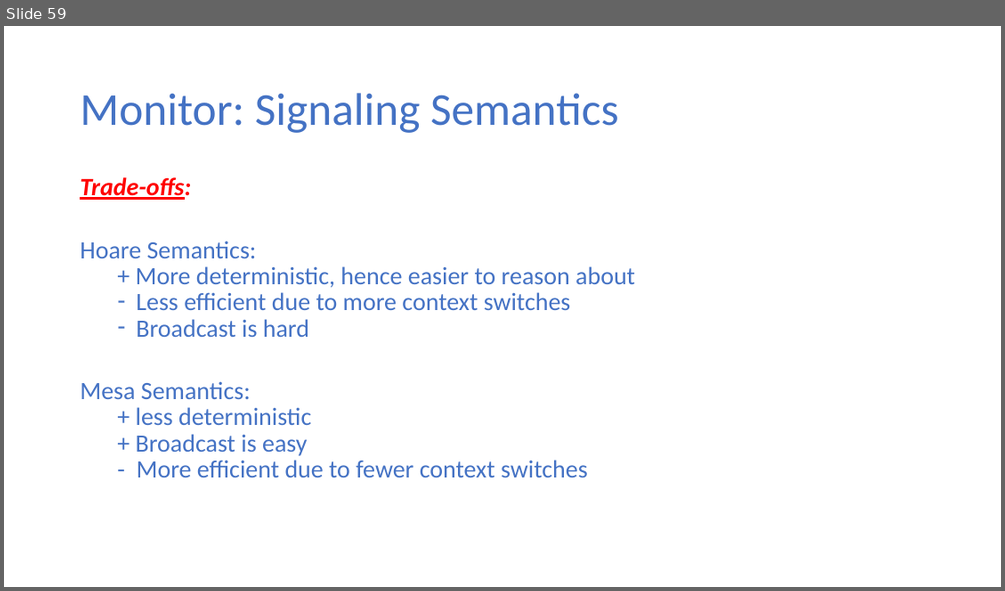
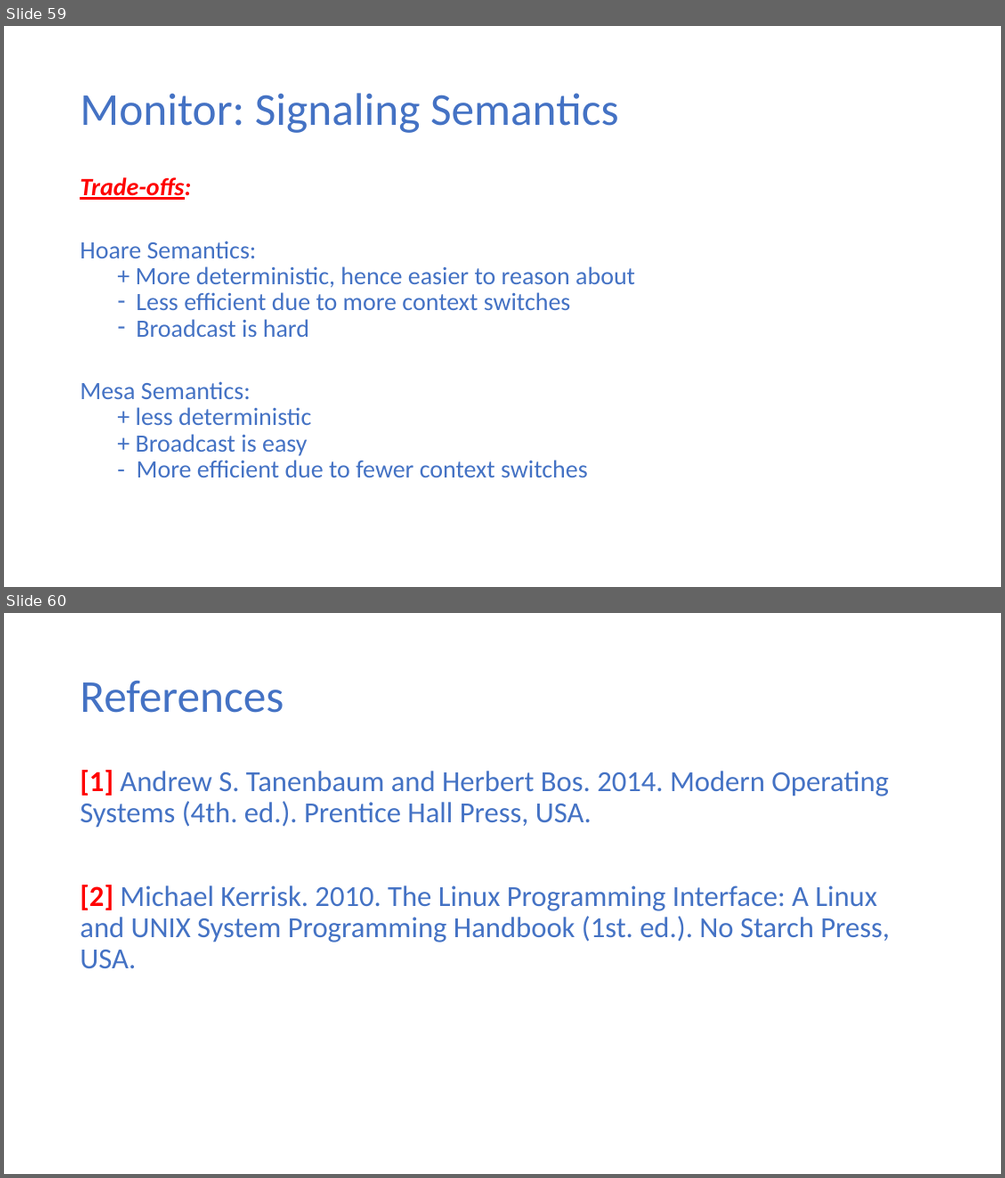
Before and after one commit to ekkapotc/PC, a slide deck: Slides/Lecture 3.pptx. Shown one above the other, each under a label of ours: slide 59 before the commit, slides 59 and 60 after it. The pictures are 1005x591 and 1005x1178 pixels, drawn with LibreOffice and Linux fonts; fonts in the diff are those of the drawing. Boxes give left, top, right and bottom in pixels: in the first picture for what was removed or moved away, otherwise in the second. Text is boxed around its words. In the diff, an @@ line names an element or a change of style, - is before the commit and + after.

```diff
--- a/Slides/Lecture 3.pptx
+++ b/Slides/Lecture 3.pptx
@@ slide 60 added at [4, 613, 1001, 1174], background #FFFFFF @@
@@ title added at [80, 681, 283, 713], 44 pt, text #4472C4 @@
+References
@@ text added at [80, 770, 890, 968], 28 pt, text #4472C4 @@
+[1] Andrew S. Tanenbaum and Herbert Bos. 2014. Modern Operating Systems (4th. ed.). Prentice Hall Press, USA.
+[2] Michael Kerrisk. 2010. The Linux Programming Interface: A Linux and UNIX System Programming Handbook (1st. ed.). No Starch Press, USA.
```
Also in this commit, not shown: 6 other files.
